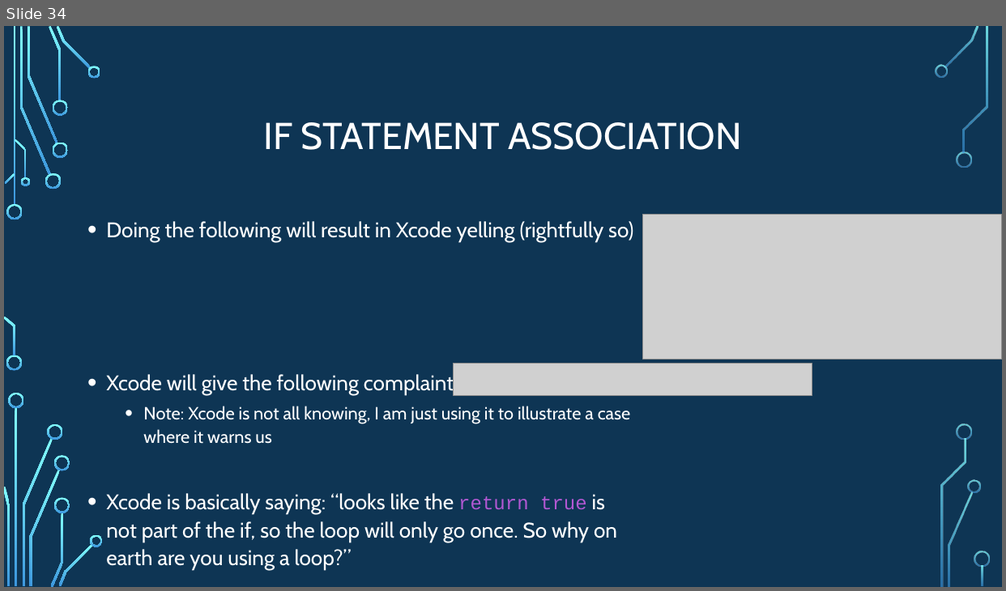
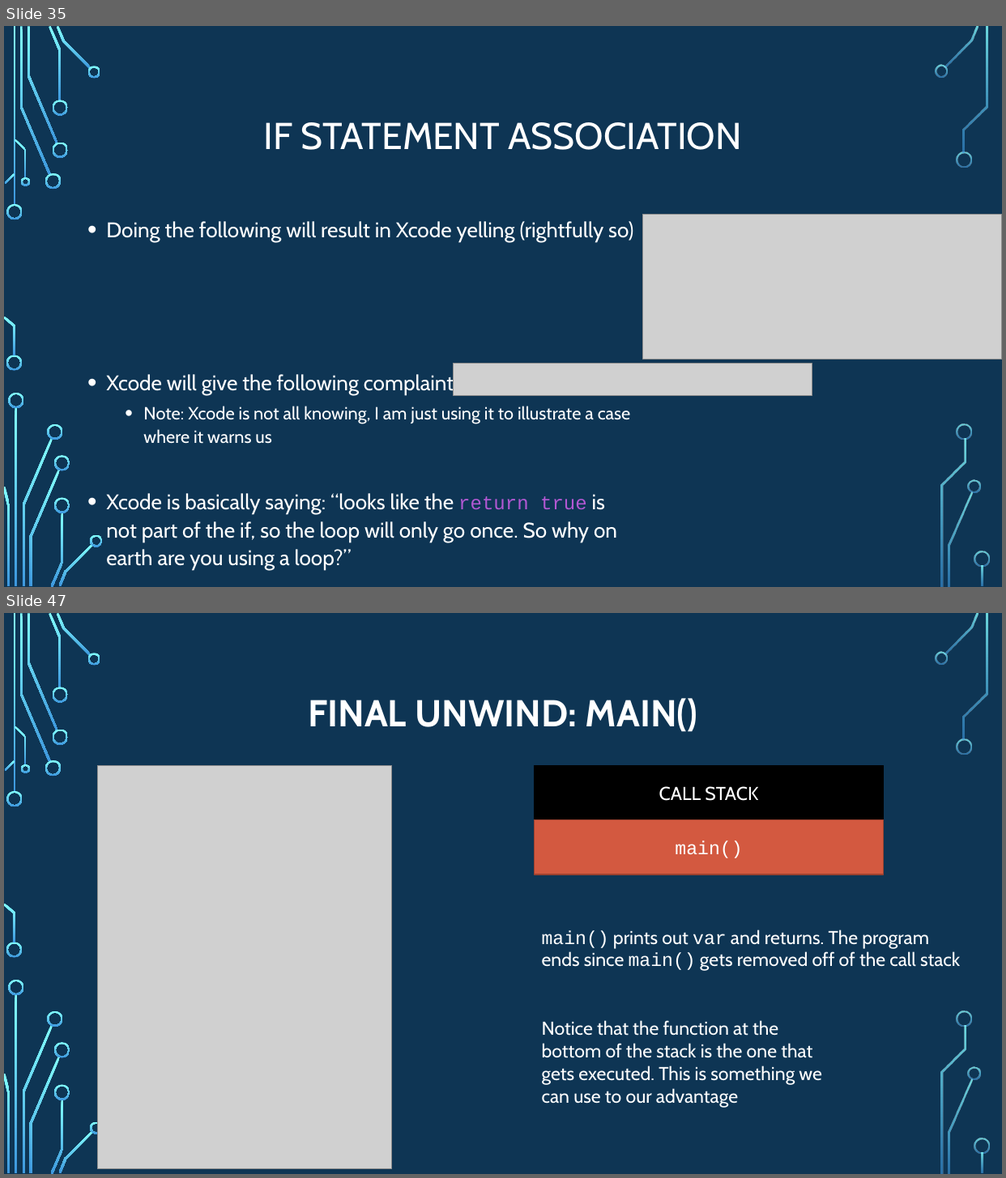
Before and after one commit to psypdt/ZIS_C-_Summer_Course_2019, a slide deck: Day_4/Day_4.pptx. Shown one above the other, each under a label of ours: slide 34 before the commit, slides 35 and 47 after it; the slides between them are not shown. The pictures are 1006x591 and 1006x1178 pixels, drawn with LibreOffice and Linux fonts; fonts in the diff are those of the drawing; grey boxes stand for pictures; background and template pictures are left out. Boxes give left, top, right and bottom in pixels: in the first picture for what was removed or moved away, otherwise in the second. Text is boxed around its words. In the diff, an @@ line names an element or a change of style, - is before the commit and + after.

```diff
--- a/Day_4/Day_4.pptx
+++ b/Day_4/Day_4.pptx
@@ slide 47 added at (4,613,1002,1174), background picture (left out); not listed: 36 template elements that a slide beside it also shows @@
@@ title added at (308,698,698,732), 36 pt, text #FFFFFF, bold @@
+FINAL UNWIND: MAIN()
@@ picture added at (98,766,392,1169) @@
@@ rectangle added at (534,766,883,820), fill #000000, outline #000000 1.25 pt, 18 pt, text #FFFFFF @@
+CALL STACK
@@ rectangle added at (534,820,883,875), fill #D35940, outline #9C422F 1.25 pt, 18 pt, text #FFFFFF @@
+main()
@@ text added at (542,930,960,971), 18 pt, text #FFFFFF @@
+main() prints out var and returns. The program ends since main() gets removed off of the call stack
@@ text added at (542,1020,821,1108), 18 pt, text #FFFFFF @@
+Notice that the function at the bottom of the stack is the one that gets executed. This is something we can use to our advantage
@@ what was slide 34 is now slide 35 @@
```
Also in this commit, not shown: 1 slide changed, 13 other slides added.
